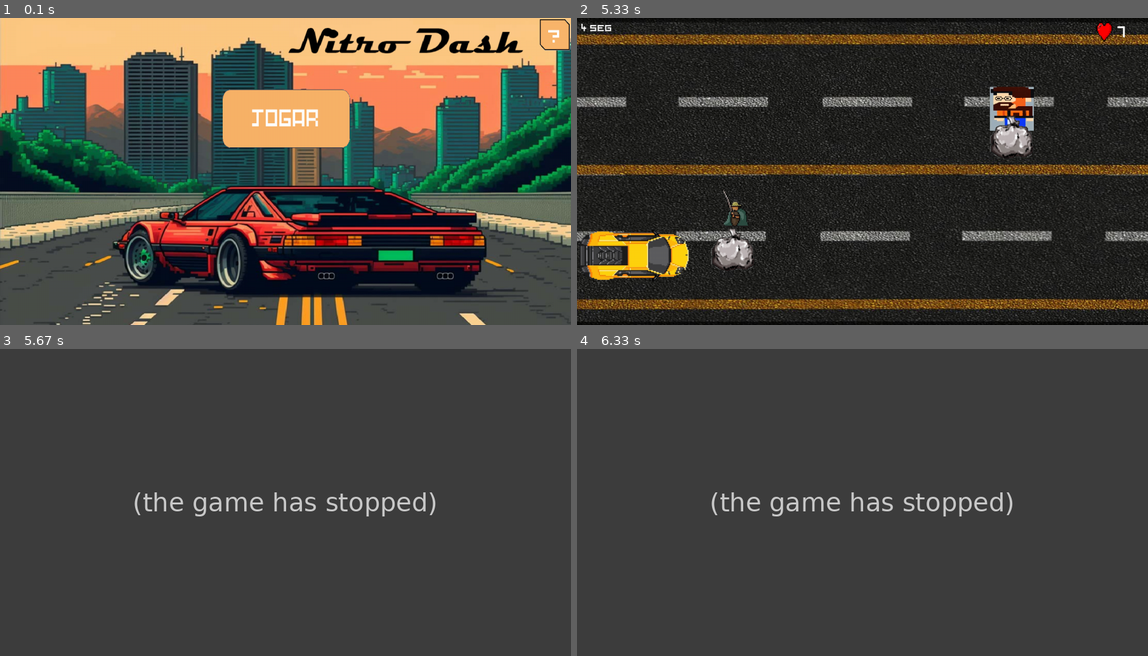
Above: before the commit, frames 1-4 (two rows, left to right).
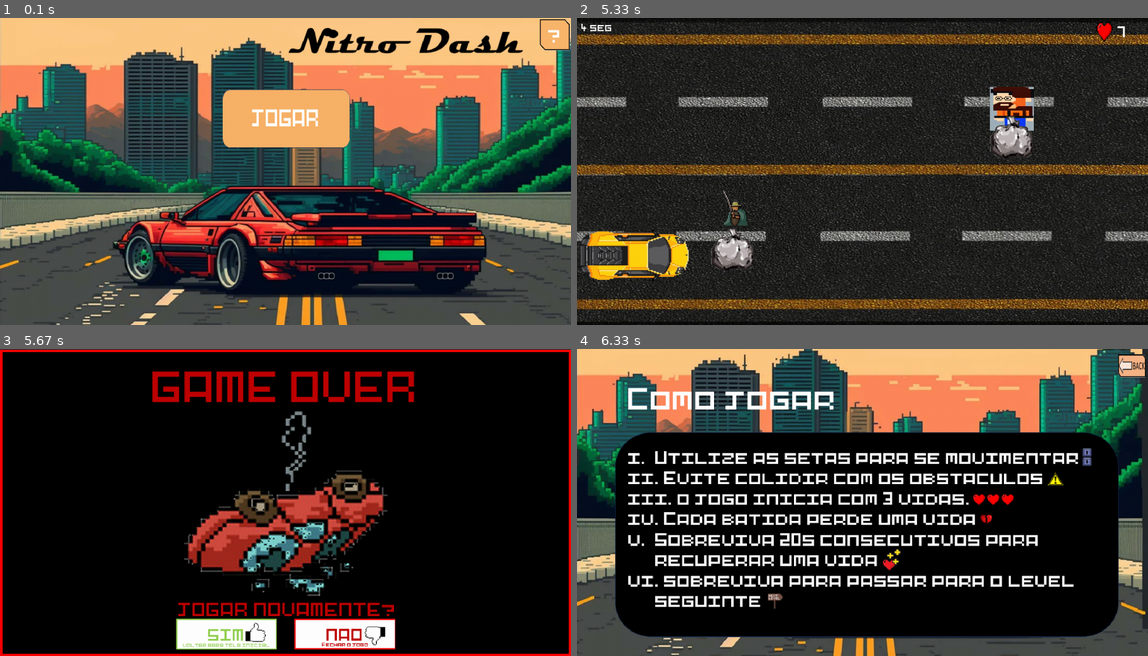
Above: after the commit, the same moments.

Repository: wellingtonrs07/PyGame_2023
Game: pygame game, started from Jogo.py
Two runs of this game, one before a commit and one after it. Both use one fixed random seed, a clock stepped at 60 frames per second and the inputs below.
Inputs (mouse positions are in pixels of both pictures, inside the frame that each line leads up to):
- Up to frame 1 (0.1 s): no input
- Up to frame 2 (5.33 s): click (862, 116) at 0.38 s; hold Up 0.67-1.13 s; move the mouse to (839, 183) at 0.7 s; hold Down 1.17-1.47 s; hold Up 1.5-1.87 s; hold Down 1.9-2.27 s; hold Up 2.3-2.6 s; hold Down 2.63-2.93 s; hold Down 2.97-3.33 s; hold Down 3.37-3.73 s; hold Up 3.77-4.07 s; hold Down 4.1-4.4 s; hold Up 4.43-4.8 s; hold Down 4.83-5.2 s; hold Up from 5.23 s (still down)
- Up to frame 3 (5.67 s): release Up at 5.53 s; click (228, 634) at 5.62 s
- Up to frame 4 (6.33 s): click (1130, 364) at 5.95 s

Frames 1-2 are identical in both runs. In frame 3, 99% of the frame differs, in the area x 0-100%, y 0-100%; in frame 4, 89%.
Error before the commit: ValueError: too many values to unpack (expected 2) (tela_over.py line 17); the game stopped at 5.53 s (later frames are placeholders)

Commit message:
botao sim e nao finalizado

Diff:
--- a/assets.py
+++ b/assets.py
@@ -69,6 +69,8 @@
     btns[INSTRUCOES] = pygame.transform.scale(btns[INSTRUCOES], (75, 75))
 
     btns[SIM] = pygame.image.load(os.path.join(Imagens,'botao_sim.png')).convert()
+    btns[SIM] = pygame.transform.scale(btns[SIM], (230, 70))
     btns[NAO] = pygame.image.load(os.path.join(Imagens,'botao_nao.png')).convert()
+    btns[NAO] = pygame.transform.scale(btns[NAO], (230, 70))
 
     return [assets,btns]
--- a/tela_over.py
+++ b/tela_over.py
@@ -14,7 +14,8 @@
     # Variável para o ajuste de velocidade
     clock = pygame.time.Clock()
 
-    assets,btns = load_assets()[0]
+    assets = load_assets()[0]
+    btns = load_assets()[1]
 
 
     # começa a rodar o loop
@@ -22,8 +23,8 @@
     scroll = 0
 
     # coloca a posição dos botões
-    botaosim = Button((((largura/2)-150)), (altura/4), btns[SIM])
-    botaonao = Button(((largura/2)+150),(altura/4), btns[NAO])
+    botaosim = Button((((largura/2)-250)), (altura/4)+440, btns[SIM])
+    botaonao = Button(((largura/2)+20),(altura/4)+440, btns[NAO])
 
     while running:
         # A cada loop, redesenha o fundo e os sprites
--- a/tela_win.py
+++ b/tela_win.py
@@ -9,7 +9,8 @@
 tela = pygame.display.set_mode((largura, altura))
 
 def telawin(screen):
-    assets, btns = load_assets()
+    assets = load_assets()[0]
+    btns = load_assets()[1]
 
     # Variável para o ajuste de velocidade
     clock = pygame.time.Clock()
@@ -23,8 +24,8 @@
     scroll = 0
 
     # coloca a posição dos botões
-    botaosim = Button((((largura/2)-150)), (altura/4), btns[SIM])
-    botaonao = Button(((largura/2)+150),(altura/4), btns[NAO])
+    botaosim = Button((((largura/2)-250)), (altura/4)+440, btns[SIM])
+    botaonao = Button(((largura/2)+20),(altura/4)+440, btns[NAO])
 
     while running:
         # A cada loop, redesenha o fundo e os sprites
